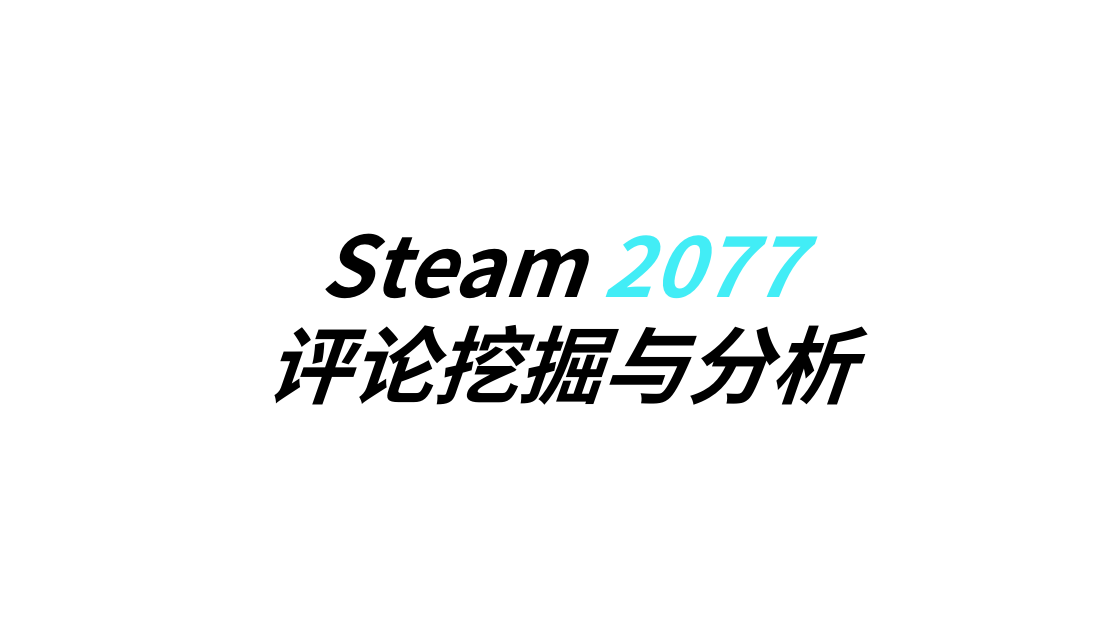
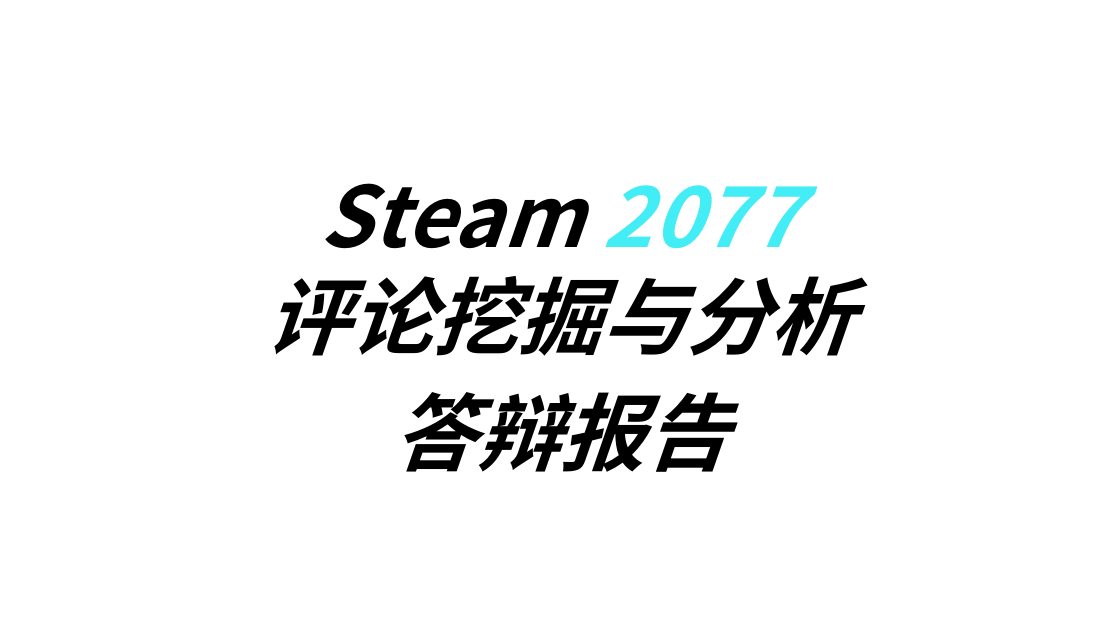
Before and after one commit to wanqqq29/2077CommentAnalyze, a slide deck: slide 1 of 材料/PPT/答辩v1.pptx. Drawn at 1120x630 pixels with LibreOffice and Linux fonts; fonts in the diff are those of the drawing; background and template pictures are left out. Boxes give left, top, right and bottom in pixels: in the first picture for what was removed or moved away, otherwise in the second. Text is boxed around its words. In the diff, an @@ line names an element or a change of style, - is before the commit and + after.

```diff
--- a/材料/PPT/答辩v1.pptx
+++ b/材料/PPT/答辩v1.pptx
@@ text "Steam 2077": place and size @@
-text "Steam 2077" at box(266, 233, 854, 405)
+text "Steam 2077" at box(266, 183, 854, 356)
@@ text added at box(392, 392, 728, 472), 72 pt, text #000000, bold, italic @@
+答辩报告
```
Also in this commit, not shown: 4 other slides changed, 17 slides added, 3 slides removed, 3 other files.
